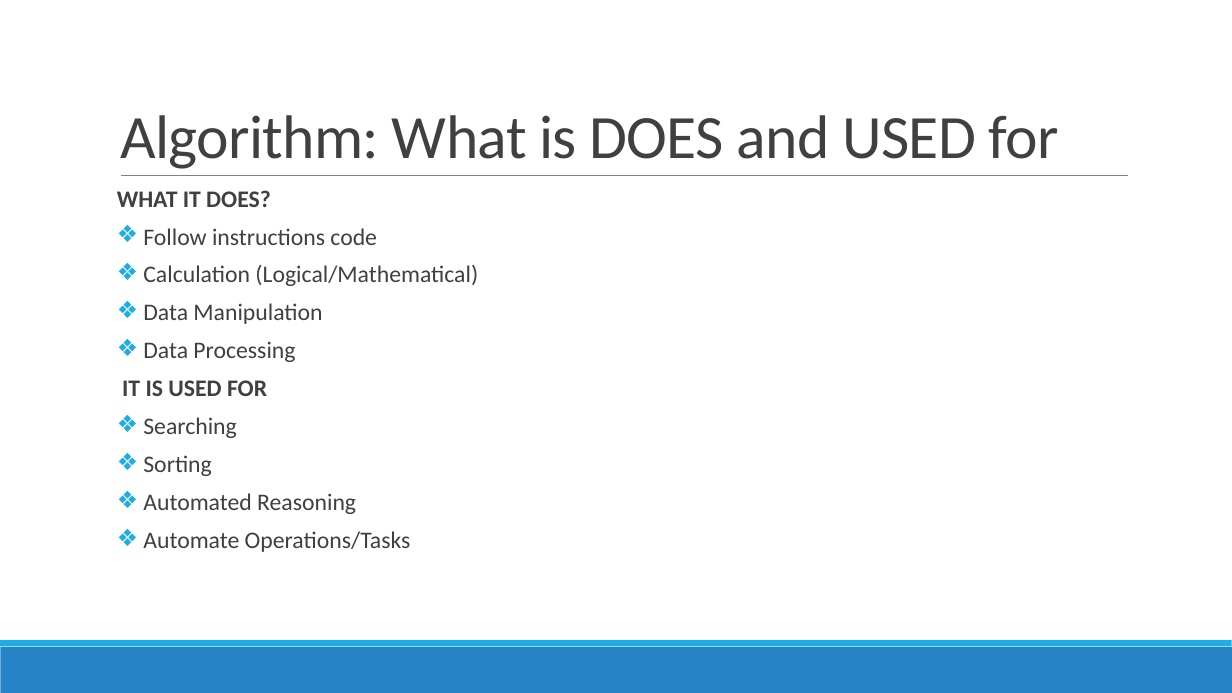
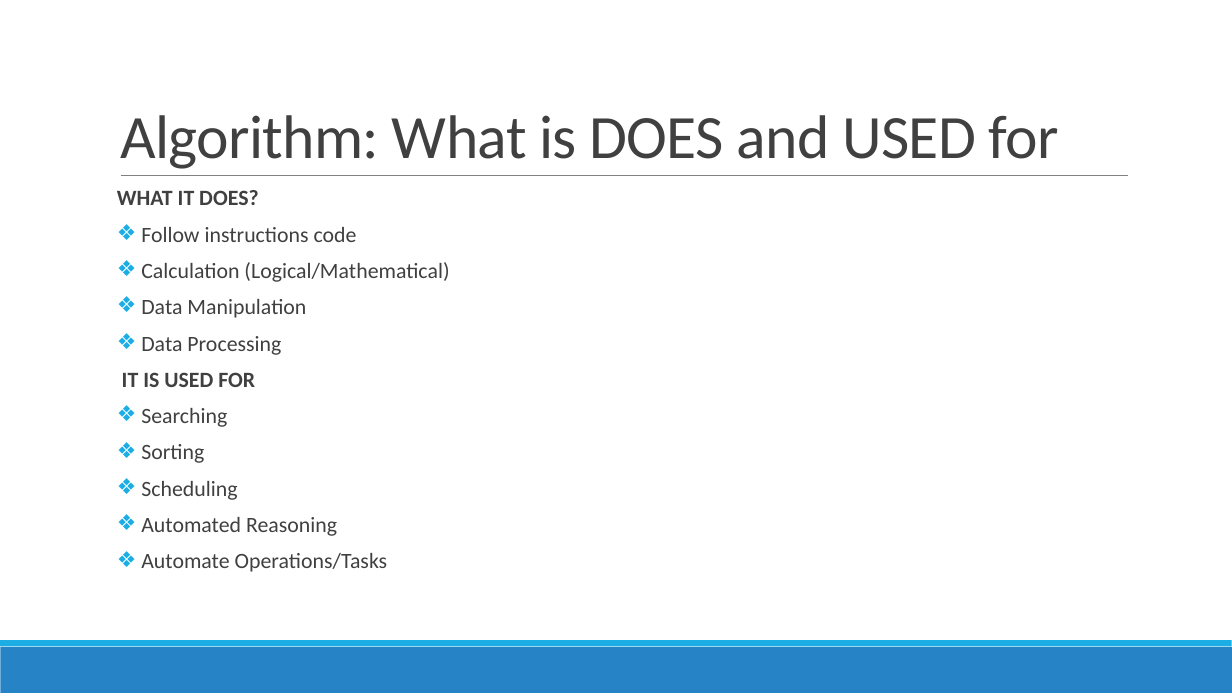
Before and after one commit to DistributedSystems-Fall2018-NEDUET/project-dist_sys, a slide deck: slide 20 of Project Interim Submission/Generic DS Framework.pptx. Drawn at 1232x693 pixels with LibreOffice and Linux fonts; fonts in the diff are those of the drawing. Boxes give left, top, right and bottom in pixels: in the first picture for what was removed or moved away, otherwise in the second. Text is boxed around its words. In the diff, an @@ line names an element or a change of style, - is before the commit and + after.

Commit message:
Algo Classification
AddedAlgorithm classification

```diff
--- a/Project Interim Submission/Generic DS Framework.pptx
+++ b/Project Interim Submission/Generic DS Framework.pptx
@@ text at [117, 190, 449, 572]: size 18.5 to 17 pt @@
@@ text at [141, 481, 237, 500]: paragraph added @@
+❖ Scheduling
```
Also in this commit, not shown: 3 other slides changed, 1 slide added.
